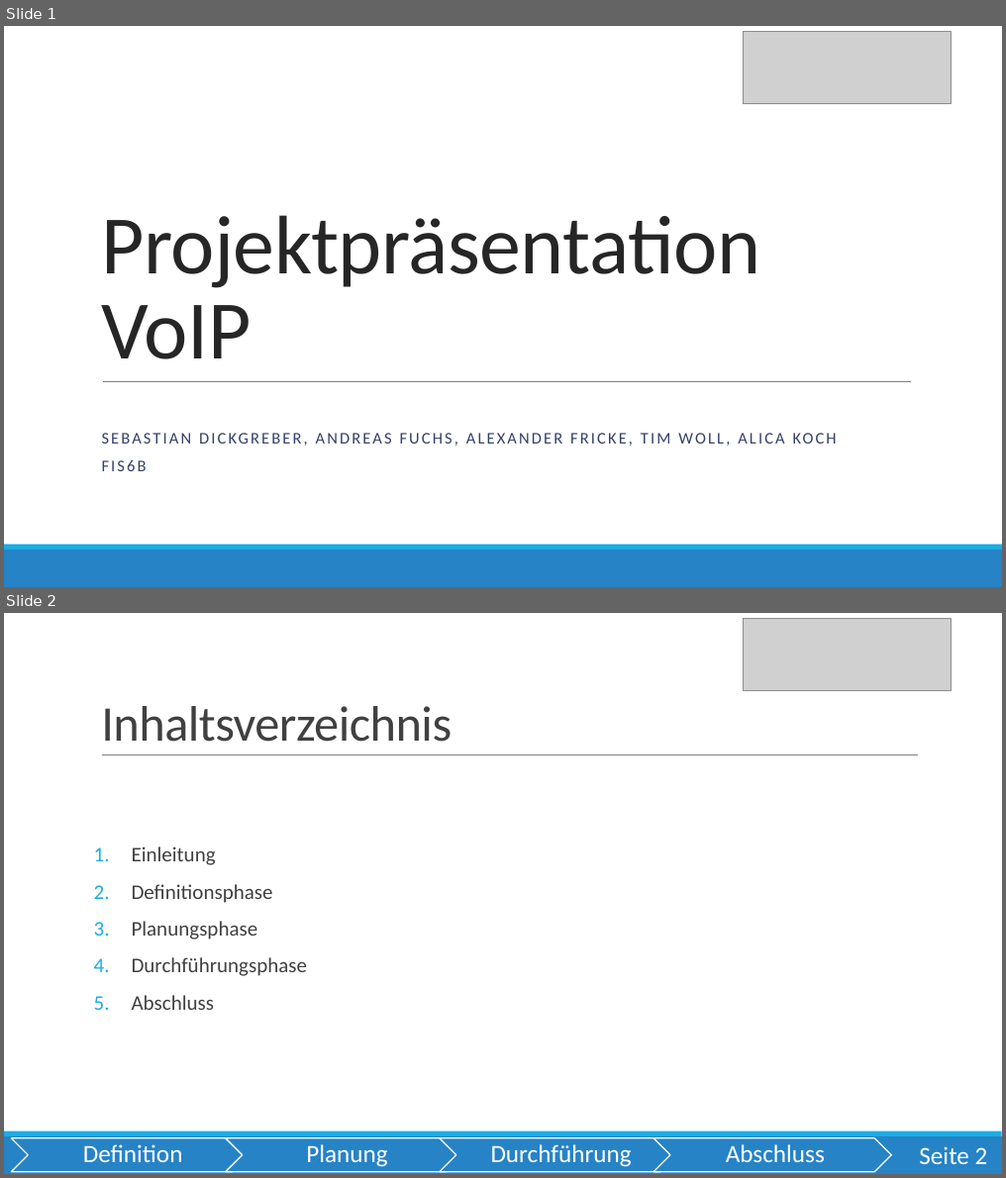
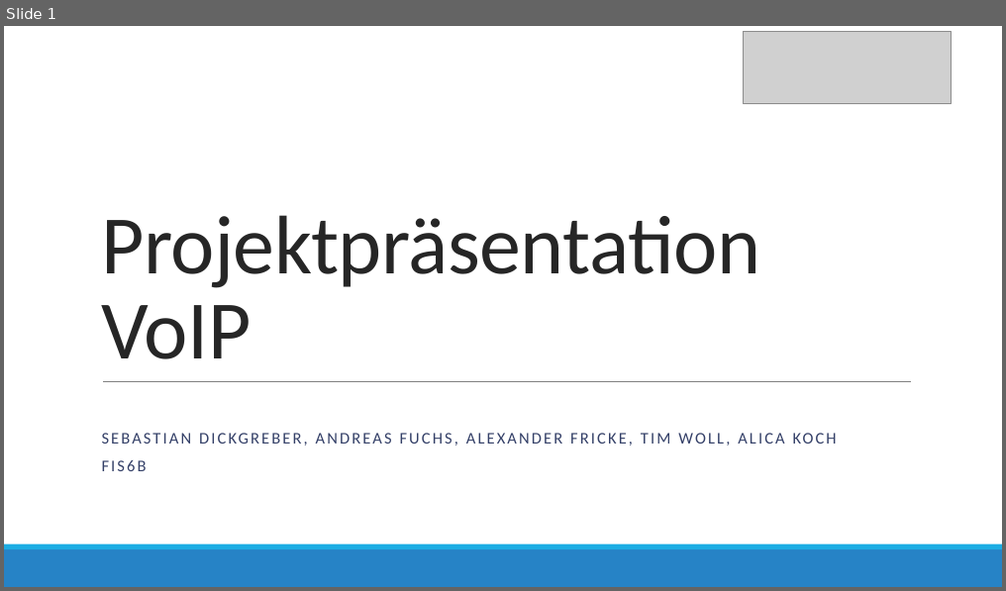
Before and after one commit to OberstufenprojektVOIP/OSP_VOIP, a slide deck: Pr-sentation/Präsentation VoIP Echt.pptx. Shown one above the other, each under a label of ours: slides 1 and 2 before the commit, slide 1 after it. The pictures are 1006x1178 and 1006x591 pixels, drawn with LibreOffice and Linux fonts; fonts in the diff are those of the drawing; grey boxes stand for pictures. Boxes give left, top, right and bottom in pixels: in the first picture for what was removed or moved away, otherwise in the second. Text is boxed around its words. In the diff, an @@ line names an element or a change of style, - is before the commit and + after.

```diff
--- a/Pr-sentation/Präsentation VoIP Echt.pptx
+++ b/Pr-sentation/Präsentation VoIP Echt.pptx
@@ slide 2 removed at [4, 613, 1002, 1174], background #FFFFFF; not listed: 2 template elements that a slide beside it also shows @@
@@ picture removed at [744, 618, 951, 691] @@
@@ title removed at [101, 706, 451, 742] @@
-Inhaltsverzeichnis
@@ line removed from (102, 756) to (918, 756) @@
@@ text removed at [132, 847, 308, 1010] @@
-1. Einleitung
-2. Definitionsphase
-3. Planungsphase
-4. Durchführungsphase
-5. Abschluss
@@ group removed at [12, 1139, 892, 1172]: 4 chevrons, 4 texts @@
-Definition
-Planung
-Durchführung
-Abschluss
@@ page number removed at [919, 1147, 988, 1164] @@
-Seite 2
```
Also in this commit, not shown: 8 slides changed, 10 slides added.
